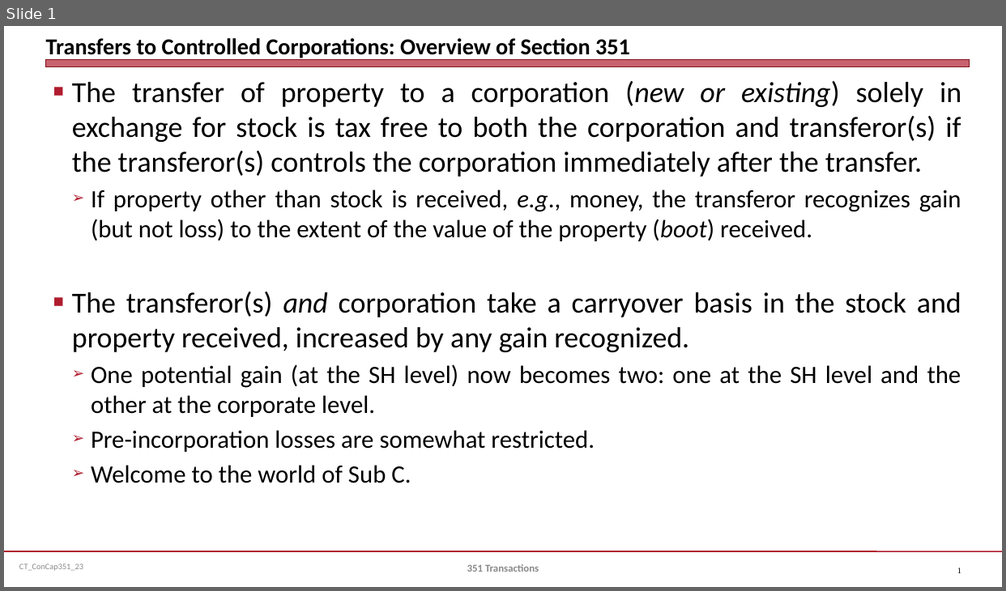
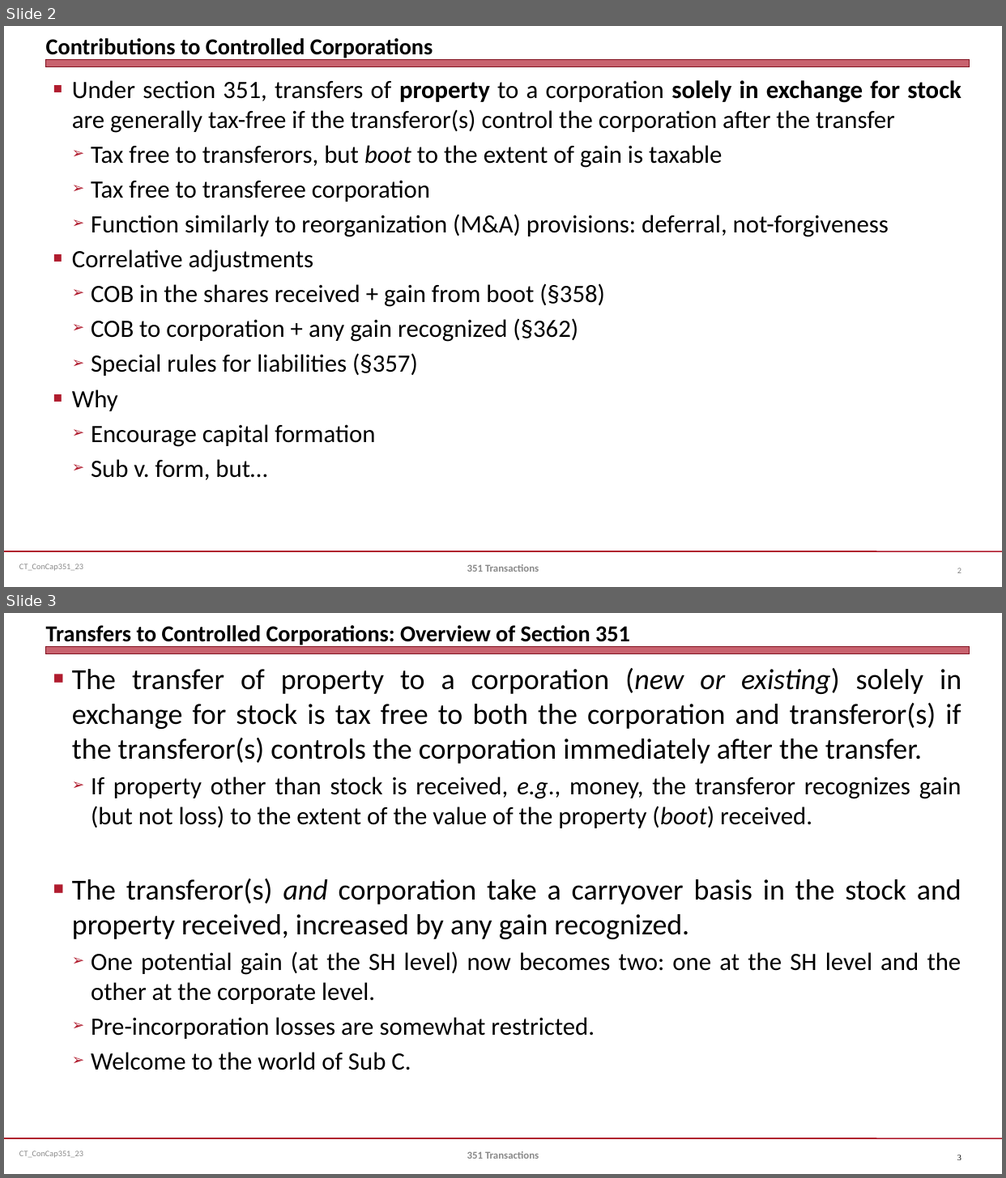
Before and after one commit to jmc877/Corporate-Tax, a slide deck: slides/CT_ConCap351_23.pptx. Shown one above the other, each under a label of ours: slide 1 before the commit, slides 2 and 3 after it. The pictures are 1006x591 and 1006x1178 pixels, drawn with LibreOffice and Linux fonts; fonts in the diff are those of the drawing. Boxes give left, top, right and bottom in pixels: in the first picture for what was removed or moved away, otherwise in the second. Text is boxed around its words. In the diff, an @@ line names an element or a change of style, - is before the commit and + after.

```diff
--- a/slides/CT_ConCap351_23.pptx
+++ b/slides/CT_ConCap351_23.pptx
@@ slide 2 added at box(4, 26, 1002, 587), background #FFFFFF; not listed: 3 template elements that a slide beside it also shows @@
@@ title added at box(46, 38, 432, 60), 22 pt, text #000000, bold @@
+Contributions to Controlled Corporations
@@ text added at box(72, 80, 961, 480), 24 pt, text #000000 @@
+■ Under section 351, transfers of property to a corporation solely in exchange for stock are generally tax-free if the transferor(s) control the corporation after the transfer
+  ➢ Tax free to transferors, but boot to the extent of gain is taxable
+  ➢ Tax free to transferee corporation
+  ➢ Function similarly to reorganization (M&A) provisions: deferral, not-forgiveness
+■ Correlative adjustments
+  ➢ COB in the shares received + gain from boot (§358)
+  ➢ COB to corporation + any gain recognized (§362)
+  ➢ Special rules for liabilities (§357)
+■ Why
+  ➢ Encourage capital formation
+  ➢ Sub v. form, but…
@@ text added at box(467, 565, 539, 572), 10 pt, text #898989, bold @@
+351 Transactions
@@ page number added at box(957, 568, 961, 574), 8 pt, text #808080 @@
+2
@@ what was slide 1 is now slide 3 @@
@@ page number at box(957, 1155, 961, 1161): text changed @@
-1
+3
```
Also in this commit, not shown: 3 slides changed, 1 other slide added.
